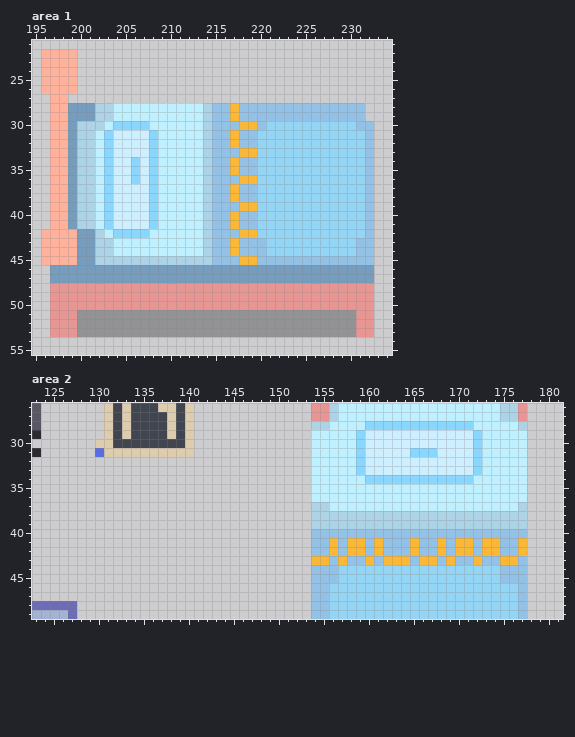
Pixel-art file -- src/_assets/tilesets.aseprite. This is how it looked before the edit.
240x240 pixels, 1 frame. Colours within 5 levels of each other are drawn and written as one. Shown: area 1: x 195..234, y 21..55; area 2: x 123..181, y 26..49. The commit also changed other parts of the picture, which this record leaves out.
After the commit:
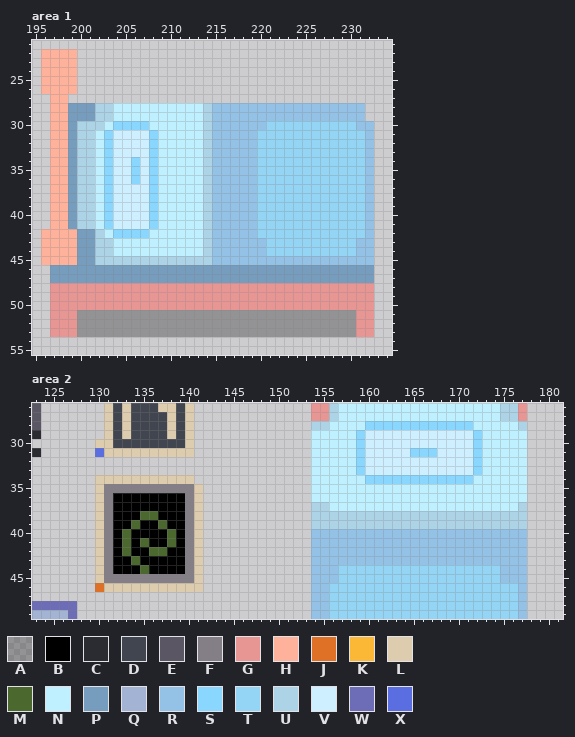
Palette (. is transparent): A #00000048  B #000000  C #2a2c32  D #41454f  E #5a5664  F #847e87  G #e79694  H #ffb29b  J #df7126  K #fbb736  L #ddccad  M #4b692f  N #bff0ff  P #769dbe  Q #a3b3d4  R #94c2e7  S #89d6ff  T #94d4f4  U #add3e7  V #cdefff  W #6c6cb7  X #5b6ee1
The exact change:
Changed rows in their new state; - is an unchanged pixel.
Area 1, layer "walls":
first column x 217:
28 R--
29 R--
30 -RR
31 R--
32 R--
33 -RR
34 R--
35 R--
36 -RR
37 R--
38 R--
39 -RR
40 R--
41 R--
42 -RR
43 R--
44 R--
45 -RR
Area 2, layers "walls", "Layer 1":
first column x 130:
34 LLLLLLLLLLL-------------------------------------
35 LFFFFFFFFFFL------------------------------------
36 LFBBBBBBBBFL------------------------------------
37 LFBBBBBBBBFL------------------------------------
38 LFBBBMMBBBFL------------------------------------
39 LFBBMBBMBBFL------------------------------------
40 LFBMBBBBMBFL------------------------------------
41 LFBMBMBBMBFL--------------R-RR-R---R--R-RR-RR--R
42 LFBMBBMMBBFL--------------R-RR-R---R--R-RR-RR--R
43 LFBBMBBBBBFL------------RR-R--R-RRR-RR-R--R--RR-
44 LFBBBMBBBBFL------------------------------------
45 LFFFFFFFFFFL------------------------------------
46 JLLLLLLLLLLL------------------------------------
Boxes around the changes in both pictures, in picture pixels (x1, y1, x2, y2):
changed: (230, 103, 257, 265)
added: (95, 475, 203, 592)
changed: (311, 538, 527, 565)
